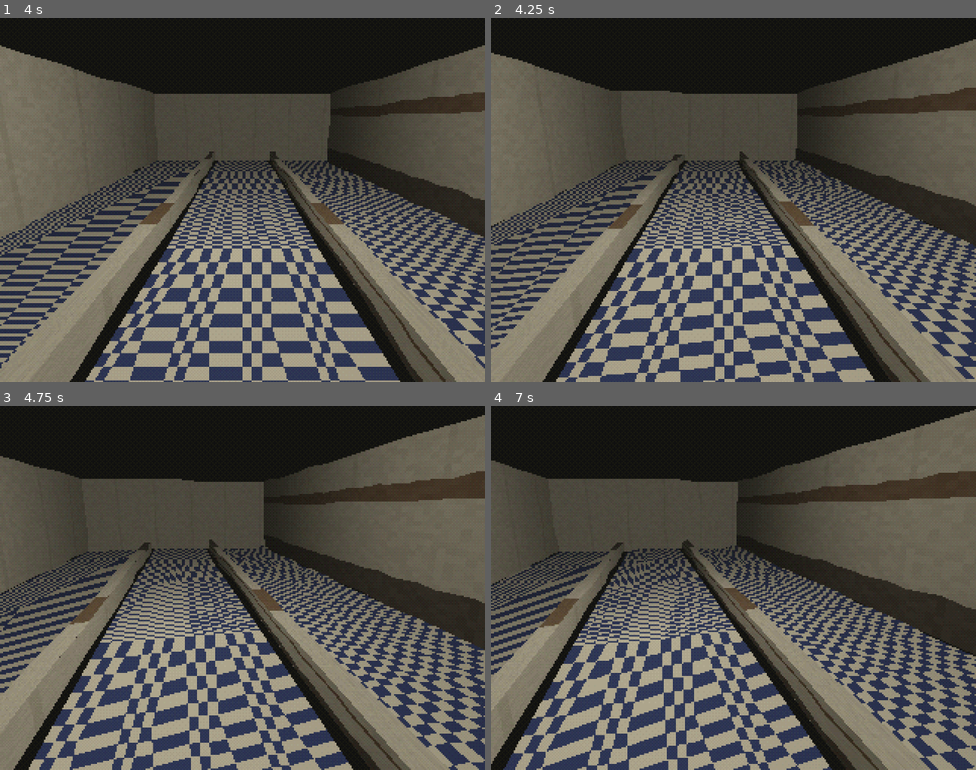
Above: before the commit, frames 1-4 (two rows, left to right).
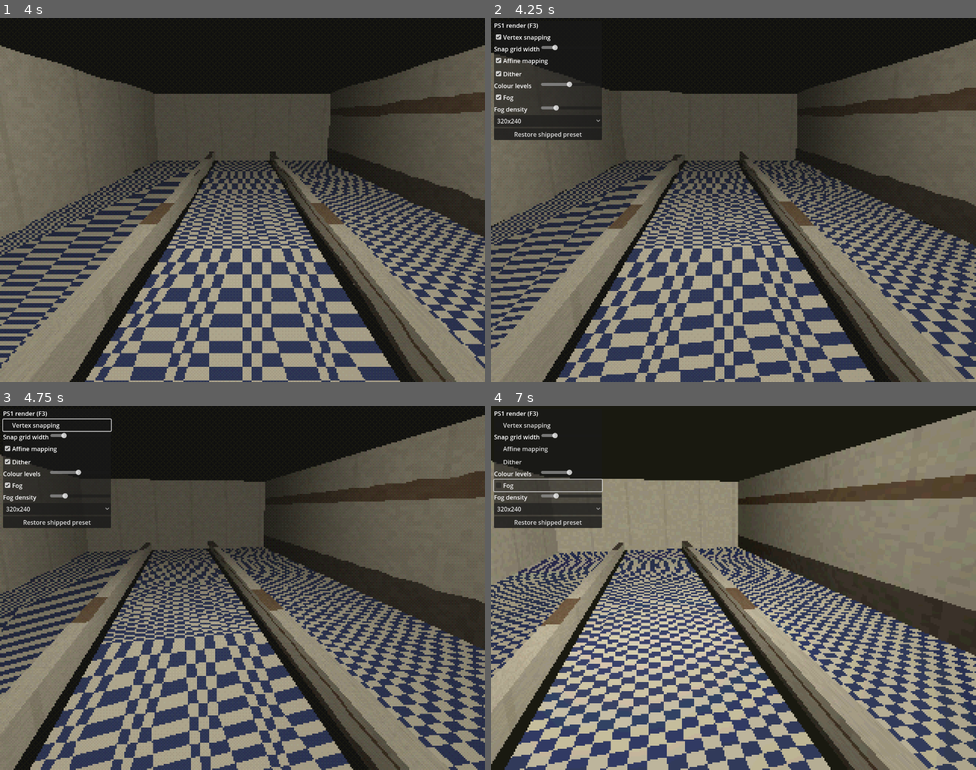
Above: after the commit, the same moments.

Repository: relateuk2003/JIOH
Game: Godot game, scene res://scenes/rendering/render_stack.tscn
The game is run twice, just before and just after one commit, with the same random seed, the same clock (stepped at 60 frames per second) and the same inputs.
Inputs (mouse positions are in pixels of both pictures, inside the frame that each line leads up to):
- Up to frame 1 (4 s): tap Enter at 0.5 s
- Up to frame 2 (4.25 s): tap F3 (debug_render_panel) at 4.15 s
- Up to frame 3 (4.75 s): click (58, 424) at 4.25 s, where only the run after the commit has a clickable "Vertex snapping"
- Up to frame 4 (7 s): click (549, 449) at 5 s, where only the run after the commit has a clickable "Affine mapping"; click (549, 460) at 5.75 s, where only the run after the commit has a clickable "Dither"; click (549, 486) at 6.5 s, where only the run after the commit has a clickable "Fog"

Frame 1 is identical in both runs. In frame 2, 4.5% of the frame differs, in the area x 0-23%, y 1-34%; in frame 3, 13%; in frame 4, 61%, in the area x 0-100%, y 0-100%.

Commit message:
JIOH-59, JIOH-42: render debug panel, reference-image check, video spike
F3 opens the live render panel in debug builds. ShippedLookProbe diffs
the shipped look against a committed reference. VideoCompositeProbe
confirms Theora video composites inside the low-res viewport on the
Compatibility renderer, both as an overlay and on a 3D surface.

Co-Authored-By: Claude Opus 5.5 (1M context) <noreply@anthropic.com>
Claude-Session: https://claude.ai/code/session_018DxKTiQo9GmT2rAv2qDEKs

Diff:
--- a/autoload/debug_hooks.gd
+++ b/autoload/debug_hooks.gd
@@ -1,17 +1,20 @@
 # autoload/debug_hooks.gd — mounts developer tools in debug builds only.
 #
-# Release export presets exclude tools/debug/ entirely (JIOH-25), so the
-# console is loaded by path here rather than registered as an autoload: a
-# missing autoload would be a boot error, a missing optional file is not.
+# Release export presets exclude tools/debug/, scenes/debug/ and
+# scripts/debug/ entirely (JIOH-25, JIOH-59), so these are loaded by path here
+# rather than registered as autoloads: a missing autoload would be a boot
+# error, a missing optional file is not.
 extends Node
 
-const TIME_CONSOLE := "res://tools/debug/time_console.tscn"
+const TOOLS := [
+	"res://tools/debug/time_console.tscn",  # JIOH-25
+	"res://scenes/debug/render_debug_panel.tscn",  # JIOH-59
+]
 
 
 func _ready() -> void:
 	if not OS.has_feature("debug"):
 		return
-	if not ResourceLoader.exists(TIME_CONSOLE):
-		return
-	var console: Node = (load(TIME_CONSOLE) as PackedScene).instantiate()
-	add_child.call_deferred(console)
+	for path in TOOLS:
+		if ResourceLoader.exists(path):
+			add_child.call_deferred((load(path) as PackedScene).instantiate())
--- /dev/null
+++ b/scenes/debug/render_debug_panel.tscn
@@ -0,0 +1,6 @@
+[gd_scene load_steps=2 format=3]
+
+[ext_resource type="Script" path="res://scripts/debug/render_debug_panel.gd" id="1_panel"]
+
+[node name="RenderDebugPanel" type="CanvasLayer"]
+script = ExtResource("1_panel")
--- /dev/null
+++ b/scripts/debug/render_debug_panel.gd
@@ -0,0 +1,100 @@
+# scripts/debug/render_debug_panel.gd — JIOH-59: live controls for the PS1 look.
+#
+# Debug builds only: mounted by autoload/debug_hooks.gd, and scenes/debug/ and
+# scripts/debug/ are excluded from release exports. Sits on a CanvasLayer in
+# the root window, above the display surface and never inside the internal
+# viewport. Writes go to RenderConfig at runtime only; the shipped .tres on
+# disk is never modified. Toggle with F3 (input action debug_render_panel).
+extends CanvasLayer
+
+var _panel: PanelContainer
+var _controls: Dictionary = {}
+
+
+func _ready() -> void:
+	if not OS.is_debug_build():
+		queue_free()
+		return
+	layer = 120
+	process_mode = Node.PROCESS_MODE_ALWAYS
+	_build()
+	_panel.visible = false
+	RenderConfig.config_changed.connect(func(_p): _sync())
+
+
+func _input(event: InputEvent) -> void:
+	if event.is_action_pressed(&"debug_render_panel"):
+		_panel.visible = not _panel.visible
+		get_viewport().set_input_as_handled()
+
+
+func _build() -> void:
+	_panel = PanelContainer.new()
+	_panel.position = Vector2(8, 8)
+	add_child(_panel)
+	var box := VBoxContainer.new()
+	_panel.add_child(box)
+	var title := Label.new()
+	title.text = "PS1 render (F3)"
+	box.add_child(title)
+	_toggle(box, &"snap_enabled", "Vertex snapping")
+	_slider(box, &"snap_resolution", "Snap grid width", 40, 640, 10)
+	_toggle(box, &"affine_enabled", "Affine mapping")
+	_toggle(box, &"dither_enabled", "Dither")
+	_slider(box, &"colour_levels", "Colour levels", 4, 64, 1)
+	_toggle(box, &"fog_enabled", "Fog")
+	_slider(box, &"fog_density", "Fog density", 0.01, 0.5, 0.01)
+	var mode := OptionButton.new()
+	for m in PS1Master.InternalMode.keys():
+		mode.add_item(m.trim_prefix("MODE_"))
+	mode.item_selected.connect(func(i): RenderConfig.set_value(&"internal_mode", i))
+	box.add_child(mode)
+	_controls[&"internal_mode"] = mode
+	var restore := Button.new()
+	restore.text = "Restore shipped preset"
+	restore.pressed.connect(RenderConfig.restore_shipped)
+	box.add_child(restore)
+	_sync()
+
+
+func _toggle(box: Container, property: StringName, label: String) -> void:
+	var check := CheckBox.new()
+	check.text = label
+	check.toggled.connect(func(on): RenderConfig.set_value(property, on))
+	box.add_child(check)
+	_controls[property] = check
+
+
+func _slider(box: Container, property: StringName, label: String, lo: float, hi: float, step: float) -> void:
+	var row := HBoxContainer.new()
+	var name_label := Label.new()
+	name_label.text = label
+	name_label.custom_minimum_size.x = 120
+	row.add_child(name_label)
+	var slider := HSlider.new()
+	slider.min_value = lo
+	slider.max_value = hi
+	slider.step = step
+	slider.custom_minimum_size.x = 160
+	slider.value_changed.connect(func(v):
+		if property == &"snap_resolution":
+			RenderConfig.set_value(property, Vector2(v, roundf(v * 0.75)))
+		else:
+			RenderConfig.set_value(property, v))
+	row.add_child(slider)
+	box.add_child(row)
+	_controls[property] = slider
+
+
+## Reflects RenderConfig without re-triggering writes.
+func _sync() -> void:
+	var m := RenderConfig.master
+	for property in _controls:
+		var c: Control = _controls[property]
+		if c is CheckBox:
+			c.set_pressed_no_signal(m.get(property))
+		elif c is HSlider:
+			var v = m.get(property)
+			c.set_value_no_signal(v.x if v is Vector2 else v)
+		elif c is OptionButton:
+			c.select(m.get(property))
--- /dev/null
+++ b/tests/gpu/ShippedLookProbe.gd
@@ -0,0 +1,52 @@
+# tests/gpu/ShippedLookProbe.gd — JIOH-59: the screenshot comparison harness.
+#
+# Renders the affine test room with the shipped preset and diffs it against
+# tests/reference/shipped_look.png, so a stray shader edit that changes the
+# look fails visibly in review. GPUs and drivers differ slightly, so up to
+# 2% of pixels may differ. After a deliberate change to the look, regenerate:
+#   JIOH_UPDATE_REFERENCE=1 godot --path . res://tests/gpu/ShippedLookProbe.tscn
+extends Probe
+
+const STACK := preload("res://scenes/rendering/render_stack.tscn")
+const ROOM := preload("res://tools/affine_test_room.tscn")
+const REFERENCE := "res://tests/reference/shipped_look.png"
+const TOLERANCE := 0.02
+
+
+func _ready() -> void:
+	get_tree().root.size = Vector2i(1280, 960)
+	var stack: Control = STACK.instantiate()
+	stack.world_scene = ROOM
+	add_child(stack)
+	stack.viewport.get_child(0).pan = false
+	RenderConfig.restore_shipped()
+	for i in 6:
+		await RenderingServer.frame_post_draw
+	var img := get_tree().root.get_texture().get_image()
+	img.convert(Image.FORMAT_RGB8)
+
+	if OS.get_environment("JIOH_UPDATE_REFERENCE") == "1":
+		img.save_png(ProjectSettings.globalize_path(REFERENCE))
+		print("reference written: ", REFERENCE)
+		finish()
+		return
+
+	var ref := Image.load_from_file(ProjectSettings.globalize_path(REFERENCE))
+	if ref == null:
+		check(false, "reference image exists (run with JIOH_UPDATE_REFERENCE=1 to create it)")
+		finish()
+		return
+	ref.convert(Image.FORMAT_RGB8)
+	check(ref.get_size() == img.get_size(), "capture matches the reference size")
+	var a := img.get_data()
+	var b := ref.get_data()
+	var differing := 0
+	for i in range(0, a.size(), 3):
+		if a[i] != b[i] or a[i + 1] != b[i + 1] or a[i + 2] != b[i + 2]:
+			differing += 1
+	var fraction := differing / float(a.size() / 3)
+	check(fraction <= TOLERANCE, "shipped look matches the reference (%.2f%% of pixels differ)" % (fraction * 100.0))
+	if fraction > TOLERANCE:
+		img.save_png("user://shipped_look_actual.png")
+		print("actual frame saved to user://shipped_look_actual.png")
+	finish()
--- /dev/null
+++ b/tests/gpu/ShippedLookProbe.tscn
@@ -0,0 +1,6 @@
+[gd_scene load_steps=2 format=3]
+
+[ext_resource type="Script" path="res://tests/gpu/ShippedLookProbe.gd" id="1_probe"]
+
+[node name="ShippedLookProbe" type="Node"]
+script = ExtResource("1_probe")
--- /dev/null
+++ b/tests/gpu/VideoCompositeProbe.gd
@@ -0,0 +1,107 @@
+# tests/gpu/VideoCompositeProbe.gd — JIOH-42 spike, the riskiest item: does a
+# Theora VideoStreamPlayer composite correctly with the low-res 3D viewport
+# on the Compatibility renderer, and pass through the same post-processing?
+# Two cases: video as a 2D overlay inside the internal viewport (the FMV
+# player, JIOH-52), and video on a 3D surface (a CRT or TV in the office).
+extends Probe
+
+const STACK := preload("res://scenes/rendering/render_stack.tscn")
+const ROOM := preload("res://tools/affine_test_room.tscn")
+const VIDEO := preload("res://tests/fixtures/video/test_pattern.ogv")
+const PS1 := preload("res://shaders/ps1_standard.gdshader")
+
+
+func _ready() -> void:
+	get_tree().root.size = Vector2i(1280, 960)
+	var stack: Control = STACK.instantiate()
+	stack.world_scene = ROOM
+	add_child(stack)
+	var vp: InternalViewport = stack.viewport
+	var room: Node3D = vp.get_child(0)
+	room.pan = false
+	await _frames(4)
+	var before := _grab()
+
+	# Case 1: video on a quad in the 3D world.
+	var tv_player := VideoStreamPlayer.new()
+	tv_player.stream = VIDEO
+	tv_player.visible = false  # decodes to a texture; not drawn as a Control
+	room.add_child(tv_player)
+	tv_player.play()
+	var quad := MeshInstance3D.new()
+	var mesh := QuadMesh.new()
+	mesh.size = Vector2(1.6, 1.2)
+	var mat := ShaderMaterial.new()
+	mat.shader = PS1
+	mat.set_shader_parameter(&"affine_strength", 0.0)
+	quad.mesh = mesh
+	quad.material_override = mat
+	quad.position = Vector3(0, 1.4, -2.0)
+	room.add_child(quad)
+	await _frames(20)
+	mat.set_shader_parameter(&"albedo_texture", tv_player.get_video_texture())
+	await _frames(10)
+	var tv := _grab()
+	check(tv_player.is_playing(), "Theora stream plays on the Compatibility renderer")
+	check(_saturation(tv, Rect2i(560, 300, 160, 120)) > _saturation(before, Rect2i(560, 300, 160, 120)) + 0.1,
+		"video texture shows on a 3D surface inside the low-res viewport")
+	check(_all_levels(tv, 32), "the 3D video surface goes through quantisation with everything else")
+	check(_blocks_are_square(tv, 4), "the 3D video surface is drawn at internal resolution")
+	quad.queue_free()
+	tv_player.queue_free()
+
+	# Case 2: full-frame FMV overlay inside the internal viewport.
+	var fmv := VideoStreamPlayer.new()
+	fmv.stream = VIDEO
+	fmv.size = Vector2(320, 240)
+	vp.add_child(fmv)
+	fmv.play()
+	await _frames(20)
+	var overlay := _grab()
+	check(_saturation(overlay, Rect2i(0, 0, 1280, 960)) > 0.3, "FMV overlay composites over the 3D scene")
+	check(_all_levels(overlay, 32), "the FMV overlay is quantised and dithered like the world")
+	check(_blocks_are_square(overlay, 4), "the FMV overlay is drawn at internal resolution")
+	overlay.save_png("user://video_composite.png")
+	finish()
+
+
+func _frames(n: int) -> void:
+	for i in n:
+		await RenderingServer.frame_post_draw
+
+
+func _grab() -> Image:
+	var img := get_tree().root.get_texture().get_image()
+	img.convert(Image.FORMAT_RGB8)
+	return img
+
+
+func _saturation(img: Image, r: Rect2i) -> float:
+	var total := 0.0
+	var n := 0
+	for y in range(r.position.y, r.end.y, 8):
+		for x in range(r.position.x, r.end.x, 8):
+			total += img.get_pixel(x, y).s
+			n += 1
+	return total / n
+
+
+func _all_levels(img: Image, levels: int) -> bool:
+	var allowed := {}
+	for k in levels:
+		allowed[roundi(k * 255.0 / (levels - 1))] = true
+	var data := img.get_data()
+	for i in range(0, data.size(), 7):
+		if not allowed.has(data[i]):
+			return false
+	return true
+
+
+func _blocks_are_square(img: Image, factor: int) -> bool:
+	for sample in [Vector2i(10, 10), Vector2i(160, 120), Vector2i(300, 200), Vector2i(150, 100)]:
+		var c := img.get_pixelv(sample * factor)
+		for dy in factor:
+			for dx in factor:
+				if img.get_pixelv(sample * factor + Vector2i(dx, dy)) != c:
+					return false
+	return true
--- /dev/null
+++ b/tests/gpu/VideoCompositeProbe.tscn
@@ -0,0 +1,6 @@
+[gd_scene load_steps=2 format=3]
+
+[ext_resource type="Script" path="res://tests/gpu/VideoCompositeProbe.gd" id="1_probe"]
+
+[node name="VideoCompositeProbe" type="Node"]
+script = ExtResource("1_probe")
--- /dev/null
+++ b/tools/render_compare/capture.gd
@@ -0,0 +1,44 @@
+# tools/render_compare/capture.gd — JIOH-59: renders the render stack with a
+# world scene and saves the window to a PNG. Needs a real display (or Xvfb).
+#
+#   godot --path . --rendering-driver opengl3 --script res://tools/render_compare/capture.gd \
+#       -- --out=user://shot.png [--world=res://tools/affine_test_room.tscn] \
+#          [--size=1280x960] [--frames=10] [--set=snap_enabled:false]
+extends SceneTree
+
+const STACK := "res://scenes/rendering/render_stack.tscn"
+
+
+func _initialize() -> void:
+	process_frame.connect(_run, CONNECT_ONE_SHOT)
+
+
+func _run() -> void:
+	var args := {}
+	var sets: Array[String] = []
+	for a in OS.get_cmdline_user_args():
+		var kv := a.trim_prefix("--").split("=", true, 1)
+		if kv[0] == "set":
+			sets.append(kv[1])
+		else:
+			args[kv[0]] = kv[1] if kv.size() > 1 else ""
+	var size_parts := String(args.get("size", "1280x960")).split("x")
+	root.size = Vector2i(int(size_parts[0]), int(size_parts[1]))
+	var stack: Node = (load(STACK) as PackedScene).instantiate()
+	if args.has("world"):
+		stack.world_scene = load(args.world)
+	root.add_child(stack)
+	var world := stack.get_node("InternalViewport").get_child(0)
+	if "pan" in world:
+		world.pan = false
+	var config := root.get_node("RenderConfig")
+	for s in sets:
+		var kv := s.split(":", true, 1)
+		config.set_value(StringName(kv[0]), str_to_var(kv[1]))
+	for i in int(args.get("frames", "10")):
+		await process_frame
+	var img := root.get_texture().get_image()
+	var out := String(args.get("out", "user://shot.png"))
+	img.save_png(out)
+	print("CAPTURED %s %s" % [out, img.get_size()])
+	quit()
Not shown, added: scripts/debug/render_debug_panel.gd.uid
Not shown, added: shaders/include/ps1_affine.gdshaderinc.uid
Not shown, added: shaders/include/ps1_dither.gdshaderinc.uid
Not shown, added: shaders/include/ps1_vertex.gdshaderinc.uid
Not shown, added: shaders/ps1_post.gdshader.uid
Not shown, added: shaders/ps1_standard.gdshader.uid
Not shown, added: tests/fixtures/video/test_pattern.ogv.uid
Not shown, added: tests/gpu/ShippedLookProbe.gd.uid
Not shown, added: tests/gpu/VideoCompositeProbe.gd.uid
Not shown, added: tests/reference/.gdignore
Binary file added: tests/reference/shipped_look.png
Not shown, added: tools/render_compare/capture.gd.uid
(and 1 more such lines)
